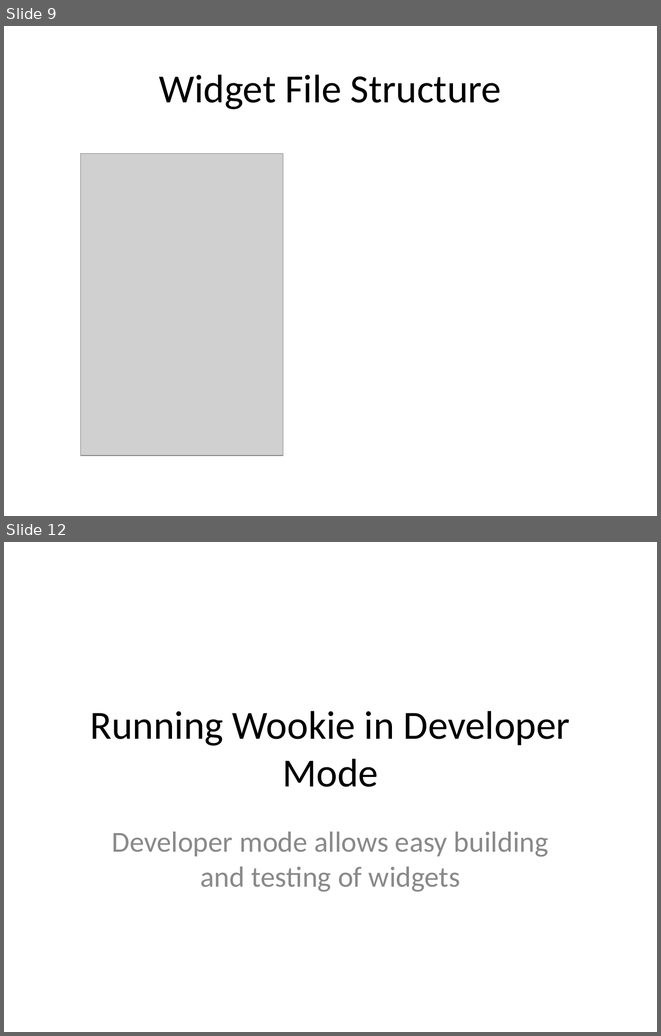
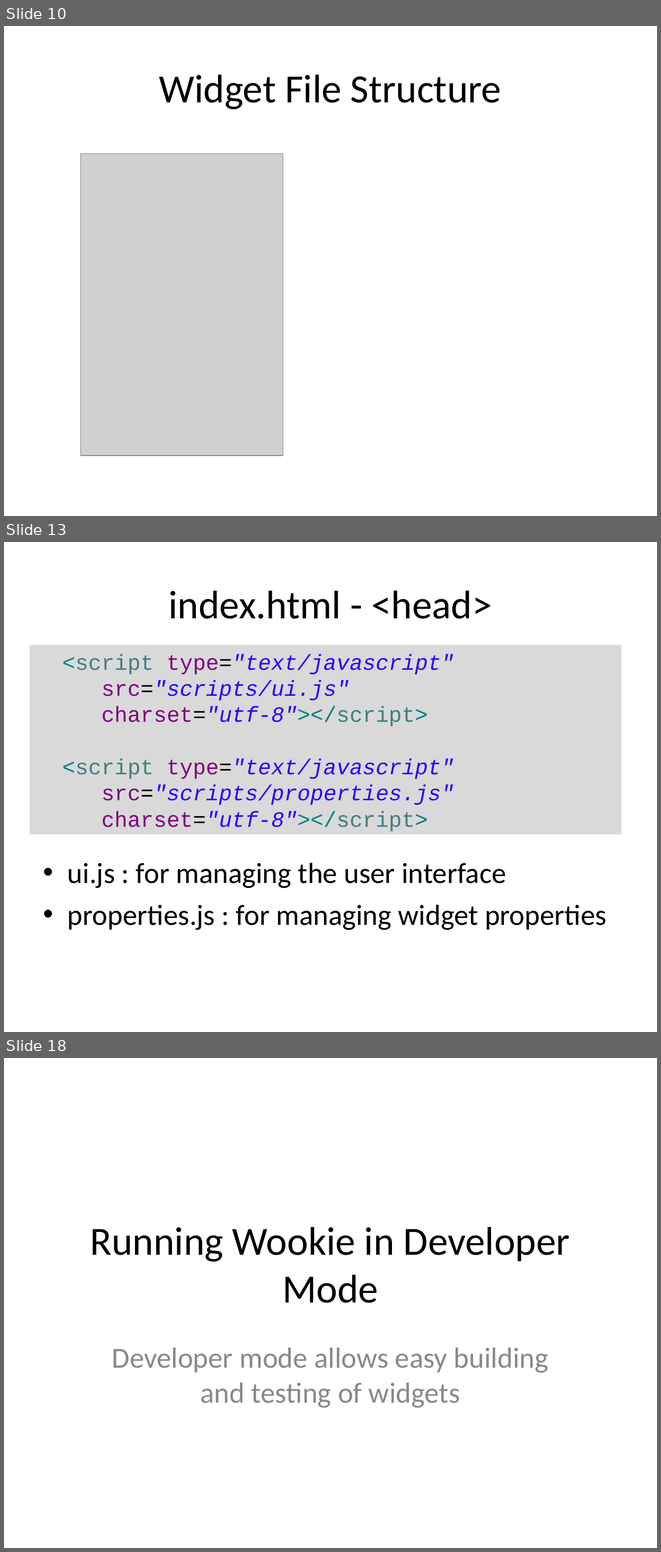
Before and after one commit to ibrahimabdelkhaleq/wooki, a slide deck: tutorials/firstWidget.odp. Shown one above the other, each under a label of ours: slides 9 and 12 before the commit, slides 10, 13 and 18 after it; the slides between them are not shown. The pictures are 661x1036 and 661x1552 pixels, drawn with LibreOffice and Linux fonts; fonts in the diff are those of the drawing; grey boxes stand for pictures. Boxes give left, top, right and bottom in pixels: in the first picture for what was removed or moved away, otherwise in the second. Text is boxed around its words. In the diff, an @@ line names an element or a change of style, - is before the commit and + after.

Commit message:
update to represent the current widget template system

```diff
--- a/tutorials/firstWidget.odp
+++ b/tutorials/firstWidget.odp
@@ slide 13 added at (4,542,657,1032), background #FFFFFF @@
@@ title added at (168,590,492,619), 44 pt, text #000000 @@
+index.html - <head>
@@ rectangle added at (29,644,621,834), fill #D9D9D9, 24 pt, text #2A00FF, italic @@
+<script type="text/javascript"
+src="scripts/ui.js"
+charset="utf-8"></script>
+<script type="text/javascript"
+src="scripts/properties.js"
+charset="utf-8"></script>
@@ text added at (68,863,607,930), 32 pt, text #000000 @@
+• ui.js : for managing the user interface
+• properties.js : for managing widget properties
@@ what was slide 9 is now slide 10 @@
@@ what was slide 12 is now slide 18 @@
```
Also in this commit, not shown: 4 slides changed, 8 other slides added, 3 slides removed.
